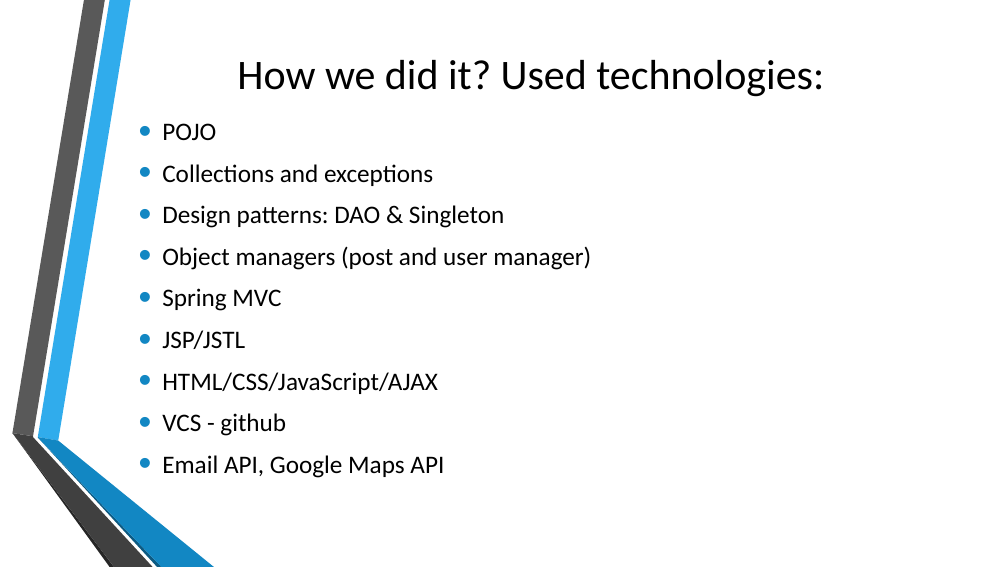
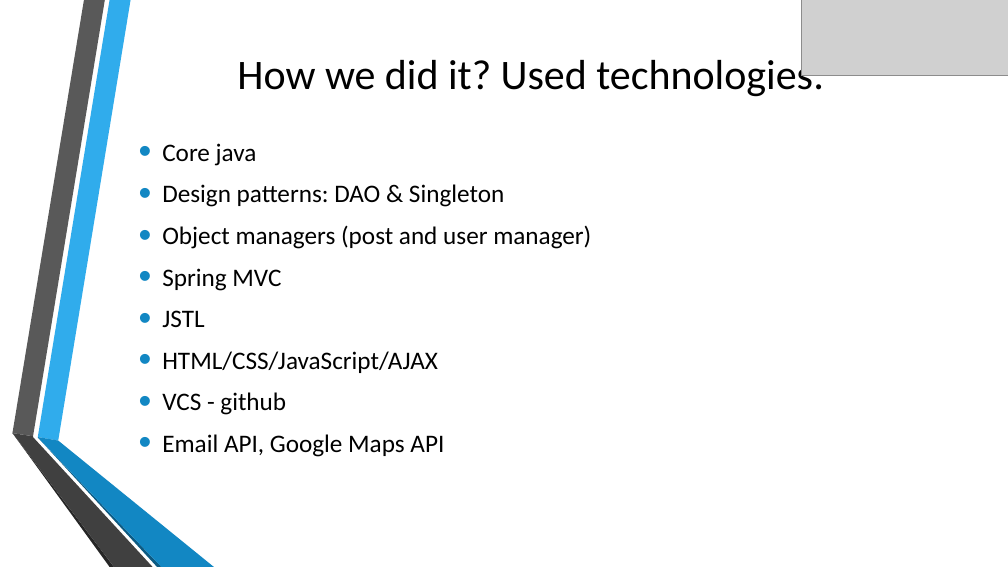
Before and after one commit to KristIvanov/FinalSpringProject, a slide deck: slide 5 of Travelbook.pptx (slide 3 before the commit). Drawn at 1008x567 pixels with LibreOffice and Linux fonts; fonts in the diff are those of the drawing; grey boxes stand for pictures; background and template pictures are left out. Boxes give left, top, right and bottom in pixels: in the first picture for what was removed or moved away, otherwise in the second. Text is boxed around its words. In the diff, an @@ line names an element or a change of style, - is before the commit and + after.

```diff
--- a/Travelbook.pptx
+++ b/Travelbook.pptx
@@ picture added at [802, 0, 1008, 76] @@
@@ text at [162, 143, 257, 166]: text changed @@
-• POJO
-• Collections and exceptions
+• Core java
@@ text at [162, 310, 204, 327]: text changed @@
-• JSP/JSTL
+• JSTL
```
Also in this commit, not shown: 6 other slides changed, 2 slides added, 10 other files.
